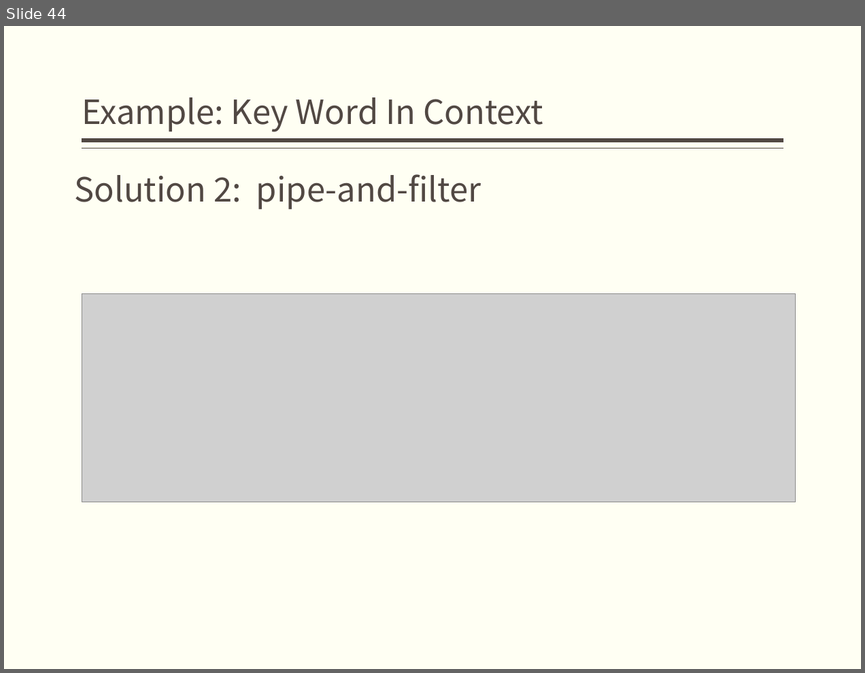
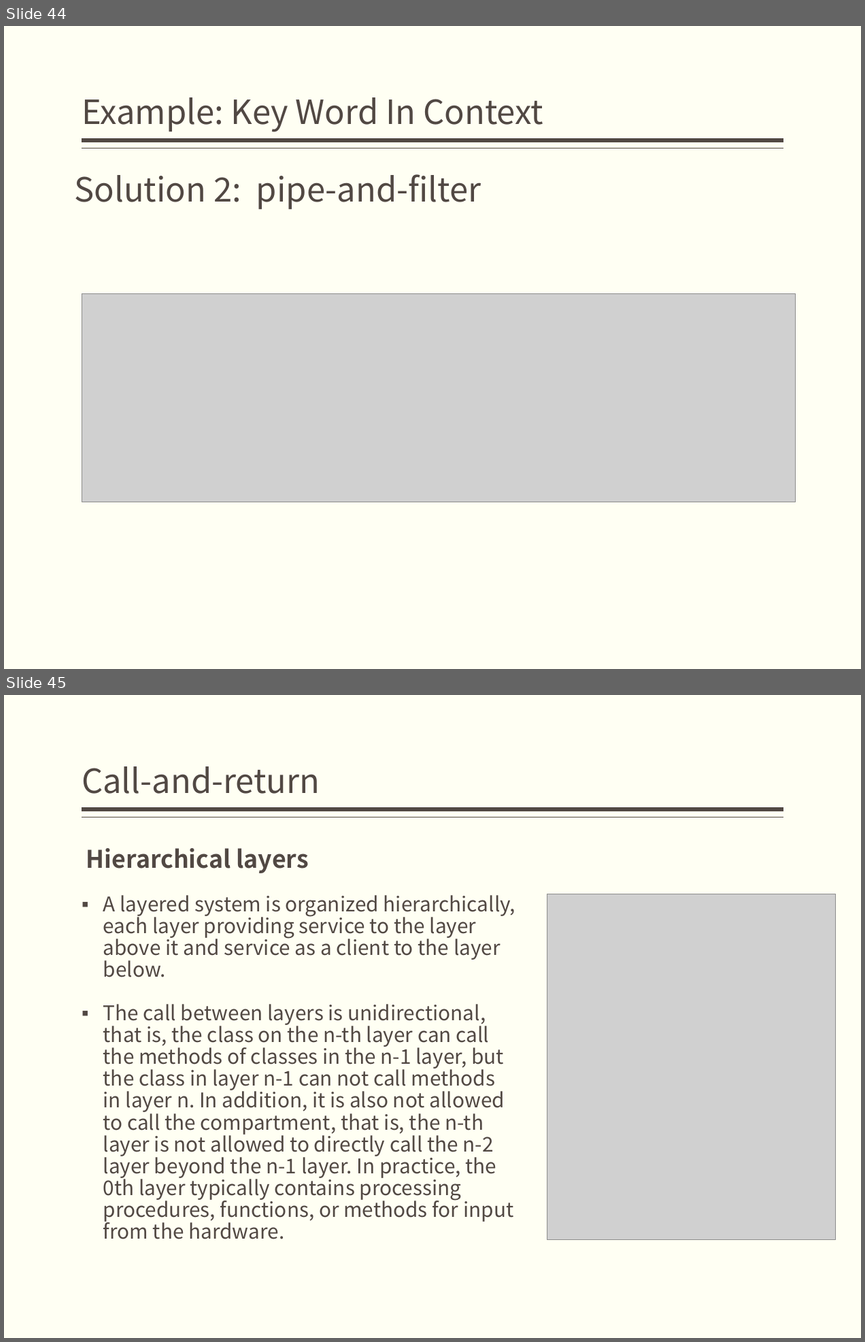
Before and after one commit to bonkboykz/jz81.github.io, a slide deck: course/sa/LectureNotes/(Spring2018)Lecture2.pptx. Shown one above the other, each under a label of ours: slide 44 before the commit, slides 44 and 45 after it. The pictures are 865x673 and 865x1342 pixels, drawn with LibreOffice and Linux fonts; fonts in the diff are those of the drawing; grey boxes stand for pictures. Boxes give left, top, right and bottom in pixels: in the first picture for what was removed or moved away, otherwise in the second. Text is boxed around its words. In the diff, an @@ line names an element or a change of style, - is before the commit and + after.

```diff
--- a/course/sa/LectureNotes/(Spring2018)Lecture2.pptx
+++ b/course/sa/LectureNotes/(Spring2018)Lecture2.pptx
@@ slide 45 added at (x1=4, y1=695, x2=861, y2=1338), background #FFFFF3; not listed: 2 template elements that a slide beside it also shows @@
@@ title added at (x1=82, y1=766, x2=320, y2=794), 28 pt, text #514843 @@
+Call-and-return
@@ text added at (x1=86, y1=848, x2=515, y2=1239), 17 pt, text #514843 @@
+Hierarchical layers
+▪ A layered system is organized hierarchically, each layer providing service to the layer above it and service as a client to the layer below.
+▪ The call between layers is unidirectional, that is, the class on the n-th layer can call the methods of classes in the n-1 layer, but the class in layer n-1 can not call methods in layer n. In addition, it is also not allowed to call the compartment, that is, the n-th layer is not allowed to directly call the n-2 layer beyond the n-1 layer. In practice, the 0th layer typically contains processing procedures, functions, or methods for input from the hardware.
@@ picture added at (x1=547, y1=894, x2=836, y2=1239) @@
```
Also in this commit, not shown: 2 slides changed, 5 other slides added, 1 other file.
